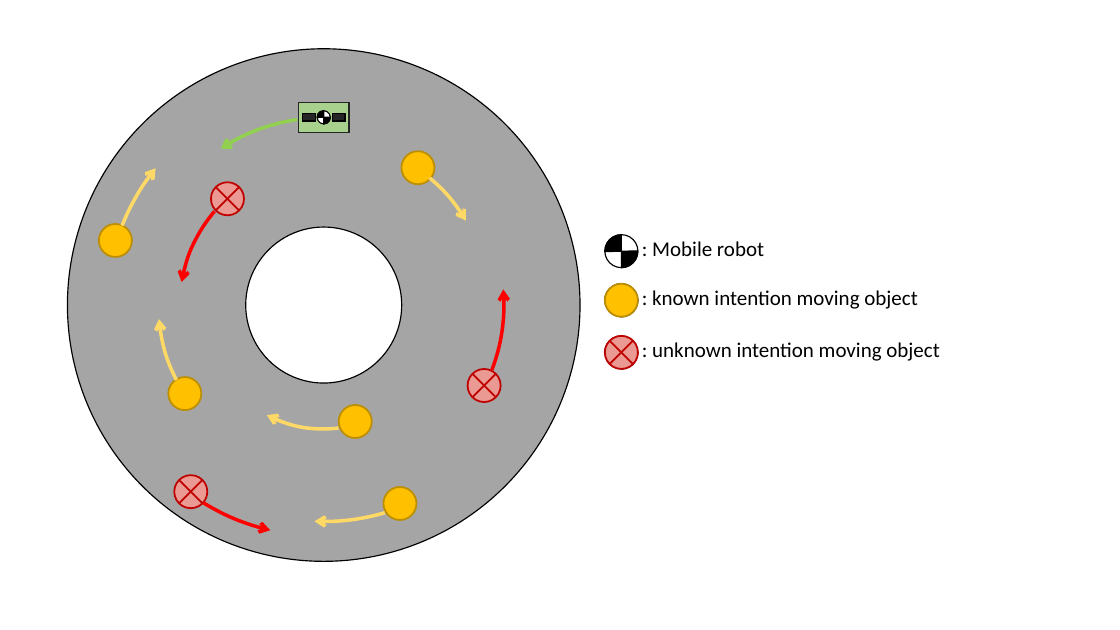
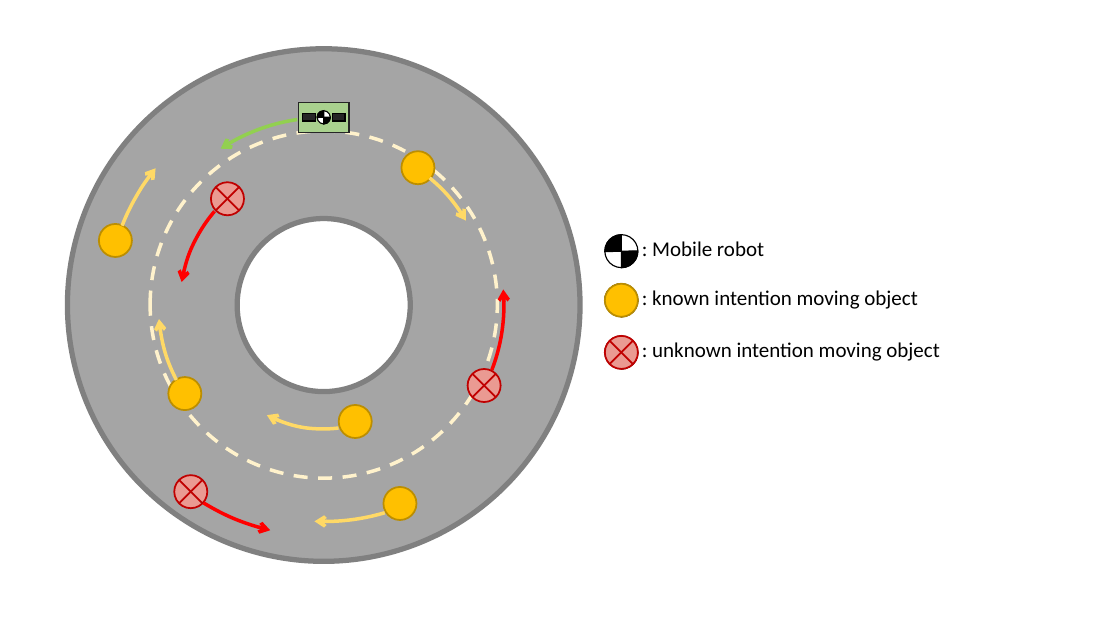
Before and after one commit to Yi-An-Wang/institute_information, a slide deck: slide 21 of path_planing/VO_code_try/robot_properties3.pptx. Drawn at 1120x630 pixels with LibreOffice and Linux fonts; fonts in the diff are those of the drawing. Boxes give left, top, right and bottom in pixels: in the first picture for what was removed or moved away, otherwise in the second. Text is boxed around its words. In the diff, an @@ line names an element or a change of style, - is before the commit and + after.

```diff
--- a/path_planing/VO_code_try/robot_properties3.pptx
+++ b/path_planing/VO_code_try/robot_properties3.pptx
@@ donut at (67,49,580,561): outline #000000 1 pt to #808080 4.5 pt; proportions changed @@
@@ ellipse added at (150,131,497,478), outline #FFF2CC 3 pt dashed @@
```
Also in this commit, not shown: 1 slide added, 1 other file.
